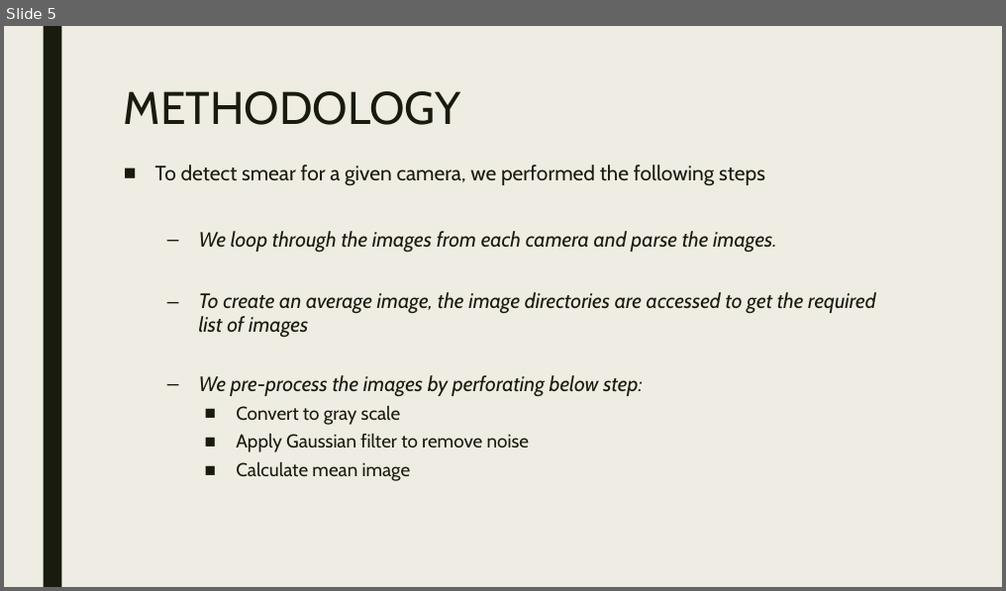
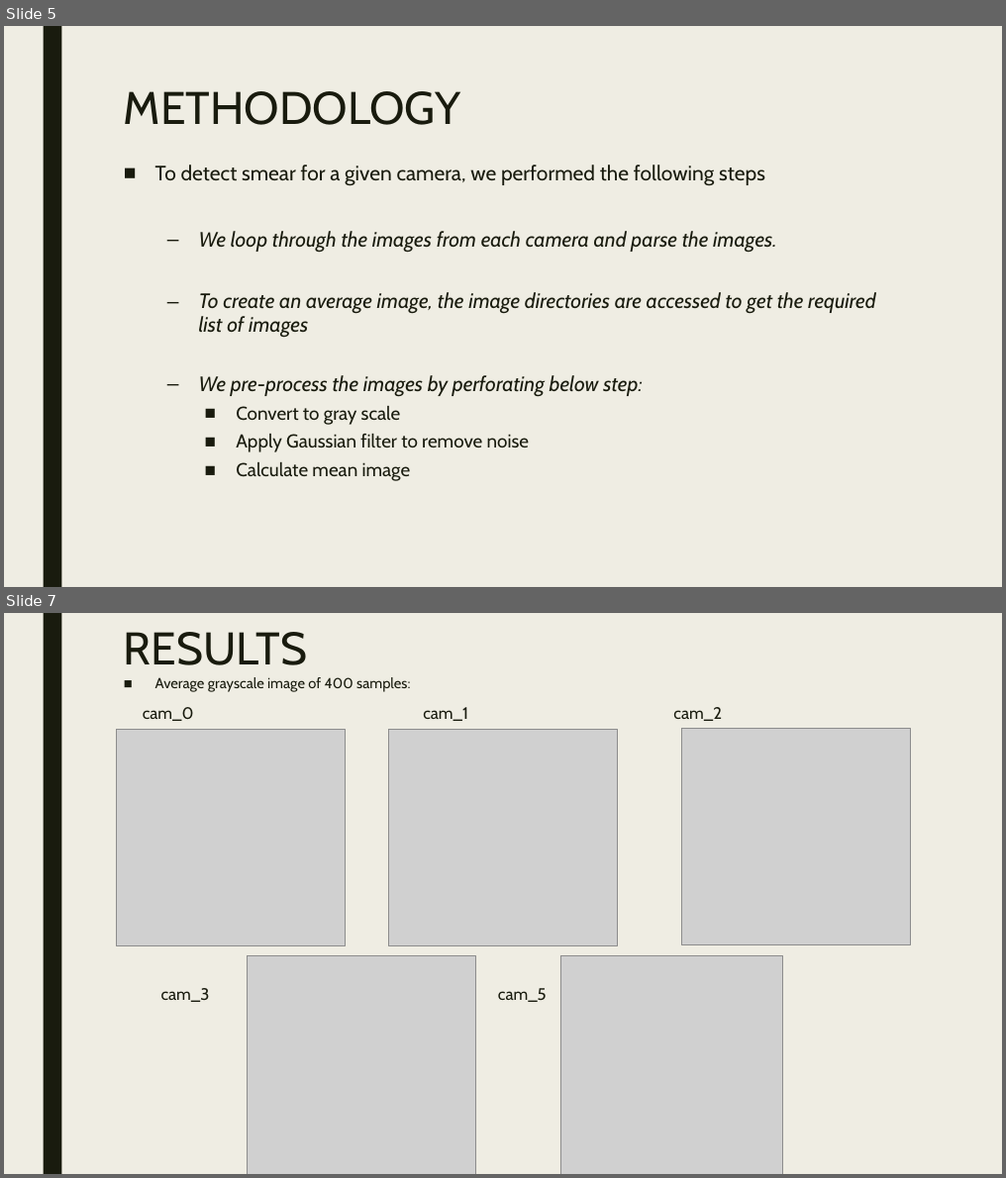
Before and after one commit to Soundarya27/CS513, a slide deck: Presentation1.pptx. Shown one above the other, each under a label of ours: slide 5 before the commit, slides 5 and 7 after it; the slides between them are not shown. The pictures are 1006x591 and 1006x1178 pixels, drawn with LibreOffice and Linux fonts; fonts in the diff are those of the drawing; grey boxes stand for pictures. Boxes give left, top, right and bottom in pixels: in the first picture for what was removed or moved away, otherwise in the second. Text is boxed around its words. In the diff, an @@ line names an element or a change of style, - is before the commit and + after.

Commit message:
results

```diff
--- a/Presentation1.pptx
+++ b/Presentation1.pptx
@@ slide 7 added at <box>4,613,1002,1174</box>, background #EFEDE3; not listed: 1 template element that a slide beside it also shows @@
@@ title added at <box>124,632,308,665</box>, 44 pt, text #191B0E @@
+RESULTS
@@ text added at <box>143,677,722,1002</box>, 14 pt, text #191B0E @@
+■ Average grayscale image of 400 samples:
+cam_0 cam_1 cam_2
+cam_3 cam_5
@@ picture added at <box>116,729,345,947</box> @@
@@ picture added at <box>389,729,617,947</box> @@
@@ picture added at <box>681,729,910,946</box> @@
@@ picture added at <box>248,956,475,1174</box> @@
@@ picture added at <box>560,956,782,1174</box> @@
```
Also in this commit, not shown: 1 slide changed, 11 other files.
